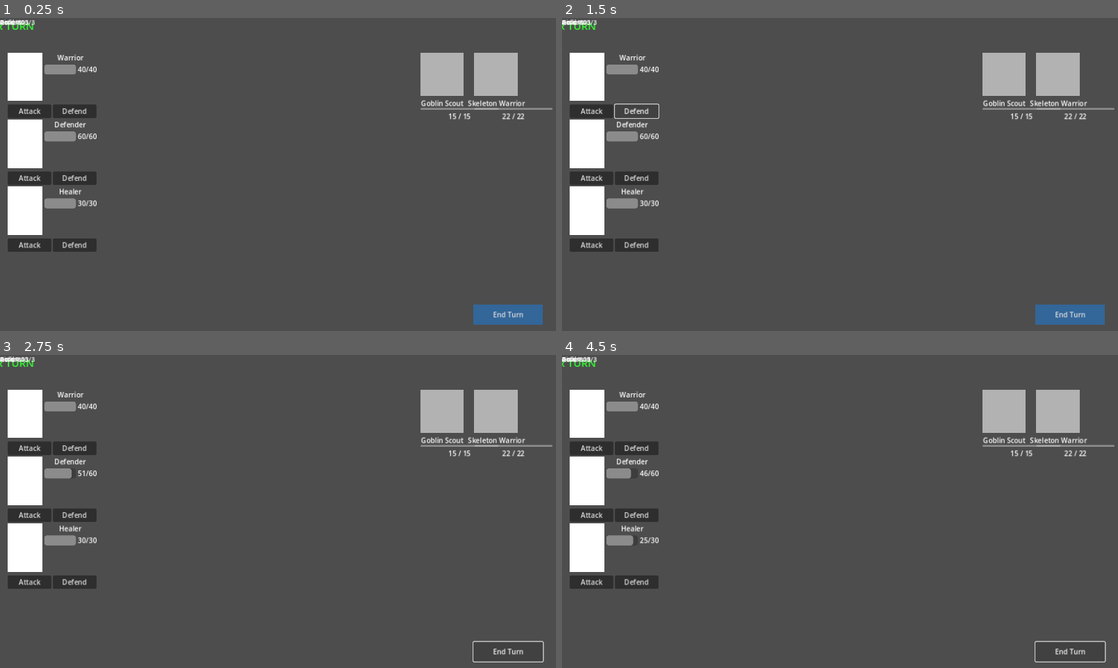
Above: before the commit, frames 1-4 (two rows, left to right).
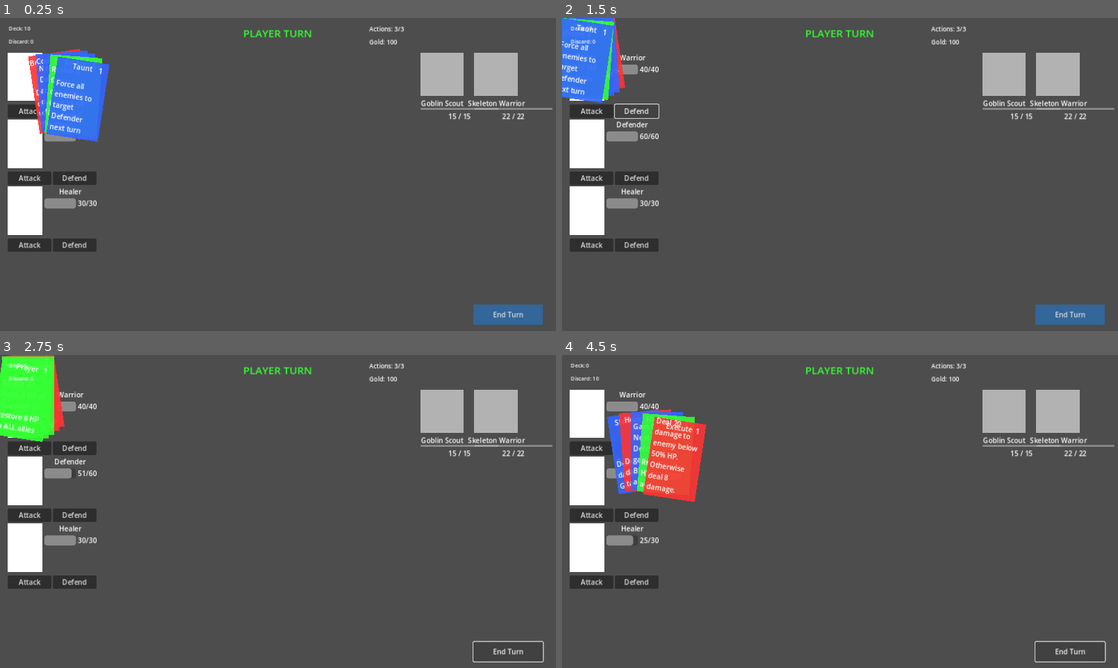
Above: after the commit, the same moments.

Repository: DaveEstey/als-tavern
Game: Godot game, scene res://scenes/battle/battle_scene.tscn
Same seed, same stepped clock (60 frames per second), same inputs: the game is played once before the commit and once after it. This scene is started directly instead of the project's main scene.
Inputs:
- Up to frame 1 (0.25 s): no input
- Up to frame 2 (1.5 s): click "Attack" at 0.5 s; click "Defend" at 1.25 s
- Up to frame 3 (2.75 s): click "End Turn" at 2 s
- Up to frame 4 (4.5 s): click "Attack" at 2.75 s; click "Defend" at 3.5 s; click "End Turn" at 4.25 s

The runs differ from the first frame. In frame 1, 3.9% of the frame differs, in the area x 0-73%, y 0-40%; in frame 2, 3.0%; in frame 3, 3.1%; in frame 4, 4.7%, in the area x 0-73%, y 0-47%.

Commit message:
Fix card visibility and label positioning issues
Fixes two critical issues:
1. Cards were invisible because clip_contents was hiding them (cards positioned with arc effect extend outside Hand bounds)
2. Labels using anchor-based layout were appearing in wrong positions

Changes:
- hand_ui.gd: Set clip_contents = false to allow cards to render outside Hand bounds for arc effect
- hand_ui.gd: Added size validation check - defers arrangement if Hand size is zero
- hand_ui.gd: Added debug output to diagnose card positioning
- battle_scene.tscn: Converted all labels (Phase, Actions, Gold, Deck, Discard) from anchor-based to pixel positioning

All UI elements now use consistent pixel-based positioning.

Diff:
--- a/scenes/battle/battle_scene.tscn
+++ b/scenes/battle/battle_scene.tscn
@@ -82,51 +82,49 @@
 script = ExtResource("5")
 
 [node name="PhaseLabel" type="Label" parent="."]
-layout_mode = 1
-anchors_left = 0.5
-anchors_top = 0.02
-anchors_right = 0.5
-anchors_bottom = 0.08
-offset_left = -100.0
-offset_right = 100.0
+layout_mode = 0
+offset_left = 540.0
+offset_top = 15.0
+offset_right = 740.0
+offset_bottom = 55.0
 text = "Phase: Planning"
 horizontal_alignment = 1
 vertical_alignment = 1
 theme_override_font_sizes/font_size = 24
 
 [node name="ActionsLabel" type="Label" parent="."]
-layout_mode = 1
-anchors_left = 0.2
-anchors_top = 0.02
-anchors_right = 0.4
-anchors_bottom = 0.08
+layout_mode = 0
+offset_left = 850.0
+offset_top = 15.0
+offset_right = 1000.0
+offset_bottom = 40.0
 text = "Actions: 3"
 theme_override_font_sizes/font_size = 14
 
 [node name="GoldLabel" type="Label" parent="."]
-layout_mode = 1
-anchors_left = 0.2
-anchors_top = 0.09
-anchors_right = 0.4
-anchors_bottom = 0.15
+layout_mode = 0
+offset_left = 850.0
+offset_top = 45.0
+offset_right = 1000.0
+offset_bottom = 70.0
 text = "Gold: 0"
 theme_override_font_sizes/font_size = 14
 
 [node name="DeckCountLabel" type="Label" parent="."]
-layout_mode = 1
-anchors_left = 0.02
-anchors_top = 0.02
-anchors_right = 0.15
-anchors_bottom = 0.08
+layout_mode = 0
+offset_left = 20.0
+offset_top = 15.0
+offset_right = 150.0
+offset_bottom = 40.0
 text = "Deck: 20"
 theme_override_font_sizes/font_size = 12
 
 [node name="DiscardCountLabel" type="Label" parent="."]
-layout_mode = 1
-anchors_left = 0.02
-anchors_top = 0.09
-anchors_right = 0.15
-anchors_bottom = 0.15
+layout_mode = 0
+offset_left = 20.0
+offset_top = 45.0
+offset_right = 150.0
+offset_bottom = 70.0
 text = "Discard: 0"
 theme_override_font_sizes/font_size = 12
 
--- a/scripts/ui/hand_ui.gd
+++ b/scripts/ui/hand_ui.gd
@@ -41,8 +41,8 @@
 
 func _ready() -> void:
 	# Cards are now added directly to this Control node
-	# Set clip_contents to keep cards within hand bounds
-	clip_contents = true
+	# Allow cards to render outside hand bounds for arc effect
+	clip_contents = false
 
 
 # Clear all cards from the hand
@@ -256,6 +256,15 @@
 	var hand_center_x = size.x / 2.0
 	var hand_center_y = size.y / 2.0
 
+	# Debug: Check if size is valid
+	if size.x == 0 or size.y == 0:
+		print("HandUI: Warning - Hand size is zero! Deferring arrangement...")
+		# Defer the arrangement until next frame when size should be set
+		call_deferred("_arrange_cards")
+		return
+
+	print("HandUI: Arranging %d cards in hand (size: %v)" % [card_count, size])
+
 	# Calculate spacing (limit to max_card_spacing)
 	var spacing = min(card_spacing, max_card_spacing)
 	if card_count > 1:
@@ -289,6 +298,10 @@
 		card.position = Vector2(card_x, card_y)
 		card.rotation = rotation_angle
 
+		# Debug: Print card position
+		if i == 0:  # Only print first card to avoid spam
+			print("  Card %d positioned at: %v, rotation: %.2f" % [i, card.position, rotation_angle])
+
 		# Store base position for drag/drop (if card has this method)
 		if card.has_method("set_base_transform"):
 			card.set_base_transform(Vector2(card_x, card_y), rotation_angle)
